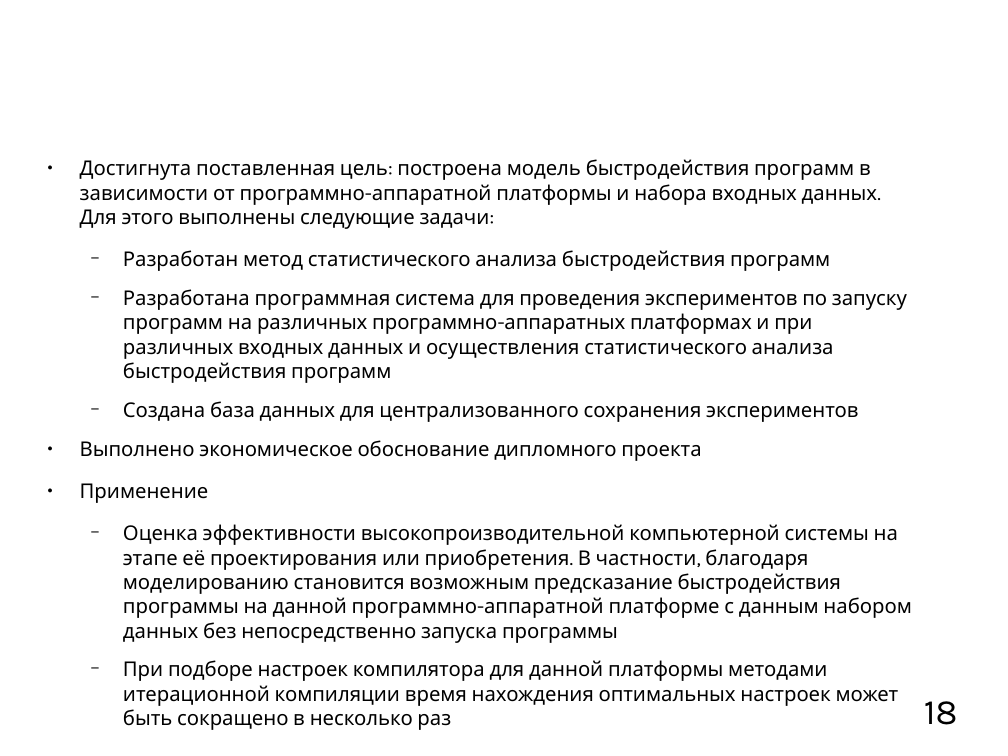
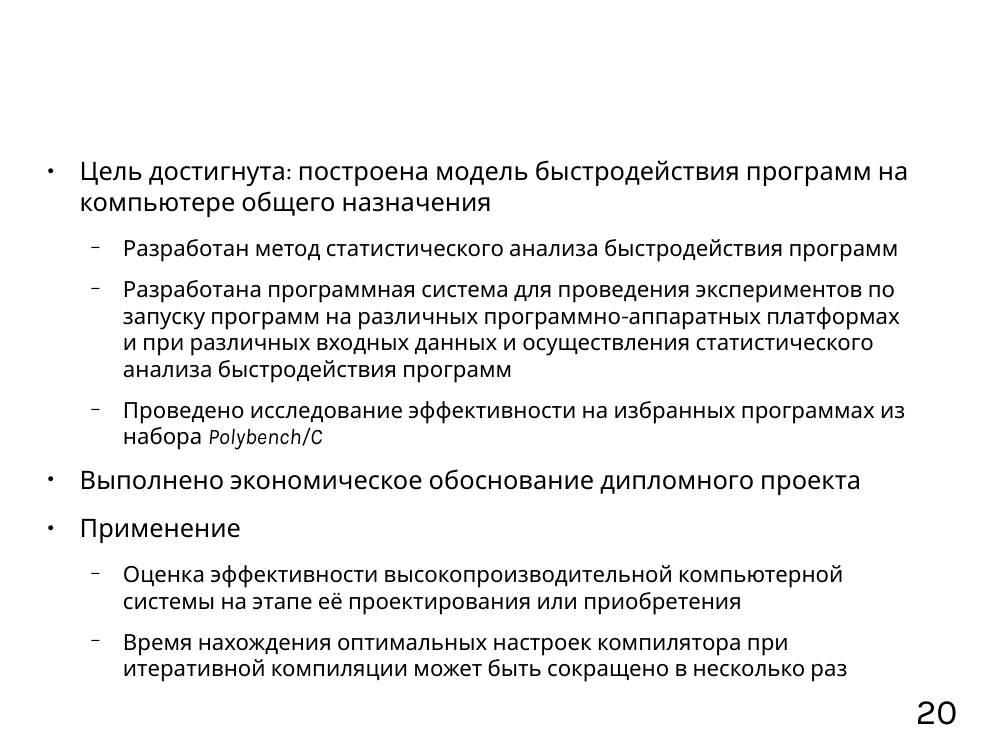
Before and after one commit to mkpankov/adaptor, a slide deck: slide 20 of diploma/defense/brochure.odp (slide 18 before the commit). Drawn at 1008x756 pixels with LibreOffice and Linux fonts; fonts in the diff are those of the drawing; background and template pictures are left out. Boxes give left, top, right and bottom in pixels: in the first picture for what was removed or moved away, otherwise in the second. Text is boxed around its words. In the diff, an @@ line names an element or a change of style, - is before the commit and + after.

```diff
--- a/diploma/defense/brochure.odp
+++ b/diploma/defense/brochure.odp
@@ text at bbox=[80, 160, 908, 217]: text changed; size 16 to 20 pt @@
-● Достигнута поставленная цель: построена модель быстродействия программ в зависимости от программно-аппаратной платформы и набора входных данных. Для этого выполнены следующие задачи:
+● Цель достигнута: построена модель быстродействия программ на компьютере общего назначения
@@ text at bbox=[80, 239, 899, 543]: size 16 to 17.4 pt in "Разработан метод статистического анализа быстродействия прог ...", "Разработана программная система для проведения экспериментов ..."; size 16 to 20 pt in "Выполнено экономическое обоснование дипломного проекта", "Применение" @@
@@ text at bbox=[123, 401, 905, 450]: text changed; size 16 to 17.4 pt @@
-  − Создана база данных для централизованного сохранения экспериментов
+  − Проведено исследование эффективности на избранных программах из набора Polybench/C
@@ text at bbox=[123, 565, 843, 655]: text changed; size 16 to 17.4 pt @@
-  − Оценка эффективности высокопроизводительной компьютерной системы на этапе её проектирования или приобретения. В частности, благодаря моделированию становится возможным предсказание быстродействия программы на данной программно-аппаратной платформе с данным набором данных без непосредственно запуска программы
-  − При подборе настроек компилятора для данной платформы методами итерационной компиляции время нахождения оптимальных настроек может быть сокращено в несколько раз
+  − Оценка эффективности высокопроизводительной компьютерной системы на этапе её проектирования или приобретения
+  − Время нахождения оптимальных настроек компилятора при итеративной компиляции может быть сокращено в несколько раз
@@ page number at bbox=[916, 701, 958, 725]: text changed @@
-18
+20
```
Also in this commit, not shown: 10 other slides changed, 7 slides added, 1 slide removed, 2 other files.
